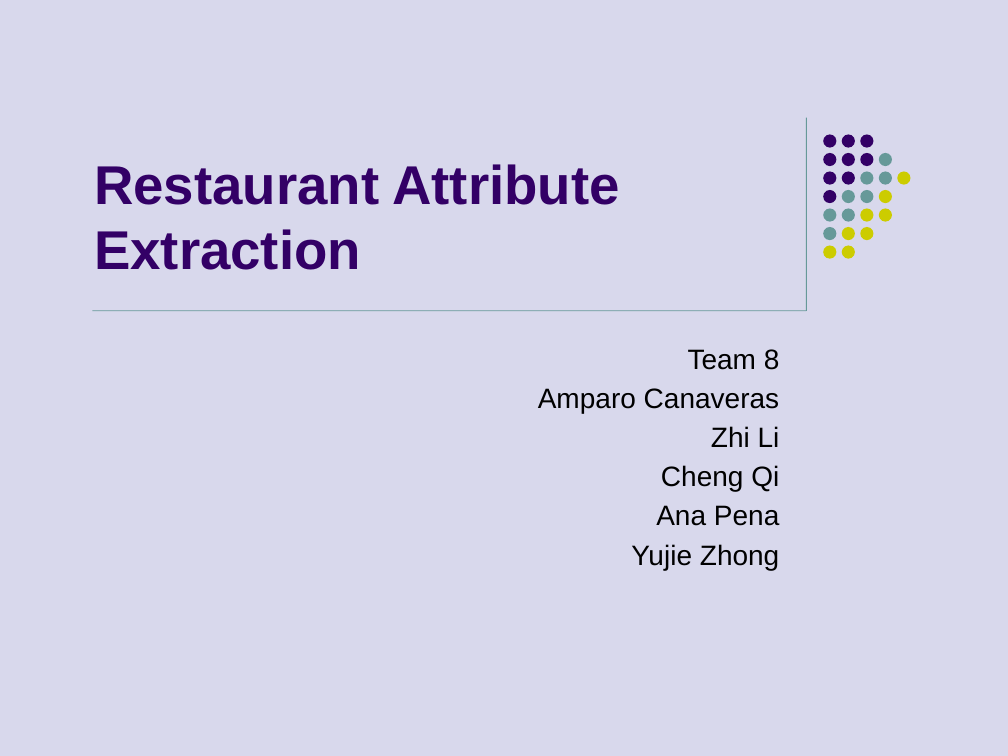
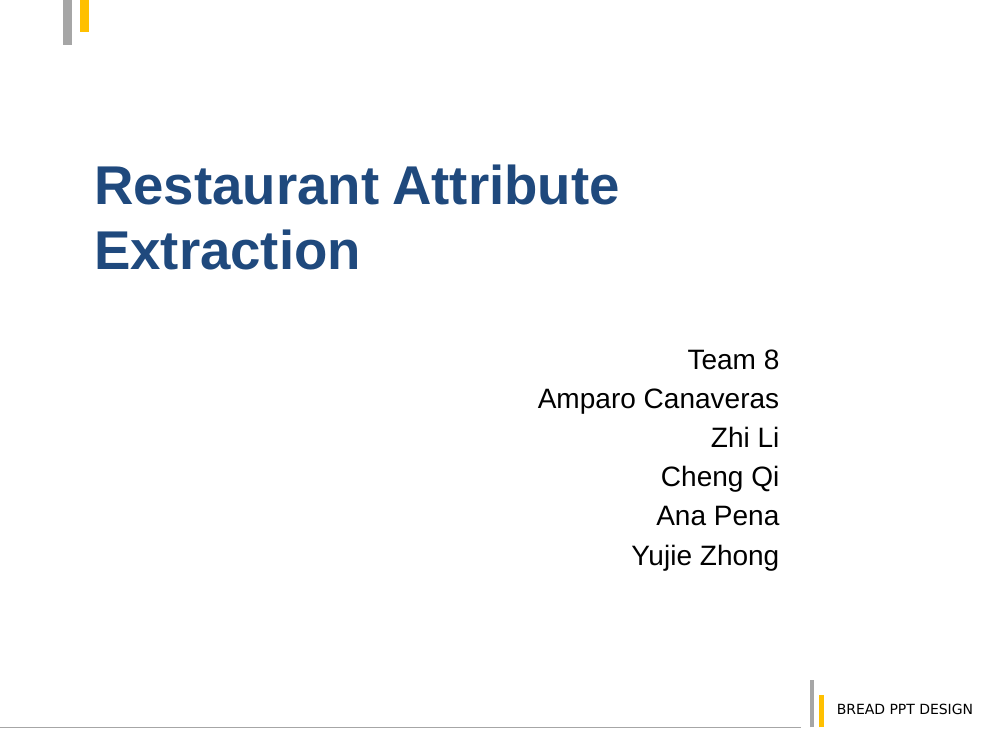
Before and after one commit to jackyli0318/yelp_scraper, a slide deck: slide 1 of Restaurant Attribute Extraction.pptx. Drawn at 1008x756 pixels with LibreOffice and Linux fonts; fonts in the diff are those of the drawing; background and template pictures are left out. Boxes give left, top, right and bottom in pixels: in the first picture for what was removed or moved away, otherwise in the second. Text is boxed around its words. In the diff, an @@ line names an element or a change of style, - is before the commit and + after.

```diff
--- a/Restaurant Attribute Extraction.pptx
+++ b/Restaurant Attribute Extraction.pptx
@@ background #D8D8EC to #FFFFFF @@
@@ line added from (68, 44) to (68, 0), #A6A6A6 6 pt @@
@@ line added from (85, 0) to (85, 31), #FFC000 6 pt @@
@@ title "Restaurant Attribute Extraction" at [94, 164, 619, 270]: text colour #330066 to #1F497D @@
@@ line removed from (806, 118) to (806, 310) @@
@@ group removed at [824, 134, 910, 277]: 31 ellipses @@
@@ line removed from (93, 310) to (806, 310) @@
@@ subtitle "Team 8" at [538, 349, 780, 570]: indent changed; less space between paragraphs @@
@@ line added from (812, 728) to (812, 679), #A6A6A6 3 pt @@
@@ line added from (822, 728) to (822, 696), #FFC000 3 pt @@
@@ text added at [837, 703, 973, 715], 10 pt, text #000000 @@
+BREAD PPT DESIGN
@@ line added from (0, 728) to (801, 728), #A6A6A6 0.75 pt @@
```
Also in this commit, not shown: 5 other slides changed, 8 slides added, 2 slides removed.
